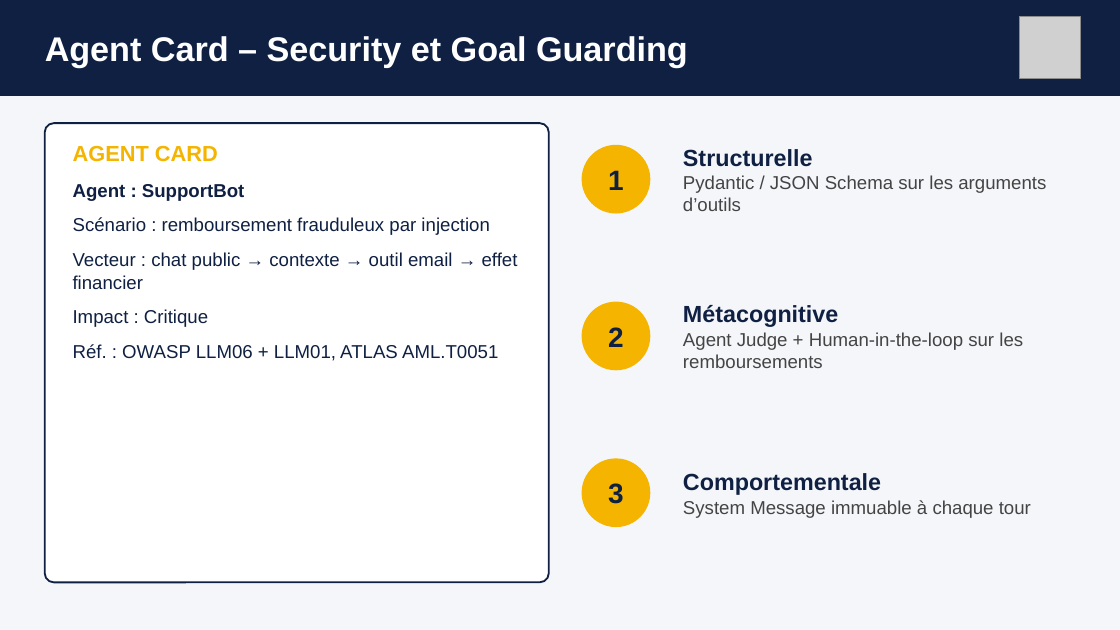
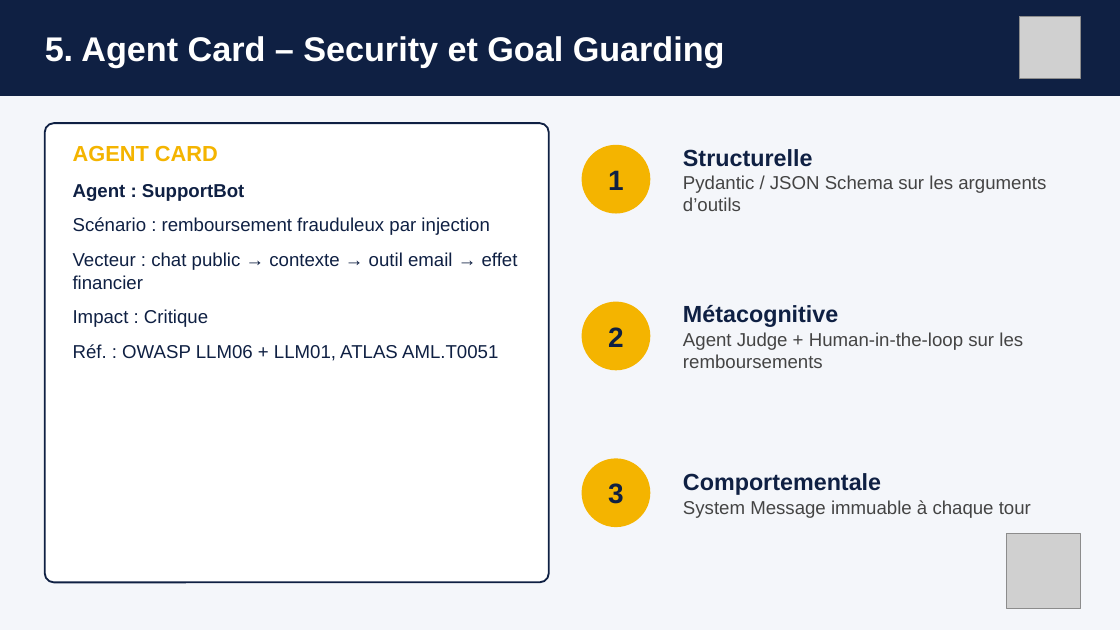
Before and after one commit to kamalelafoui/AI_projet_jour26, a slide deck: slide 6 of docs/Presentation_j26_Threat_Modeling.pptx. Drawn at 1120x630 pixels with LibreOffice and Linux fonts; fonts in the diff are those of the drawing; grey boxes stand for pictures. Boxes give left, top, right and bottom in pixels: in the first picture for what was removed or moved away, otherwise in the second. Text is boxed around its words. In the diff, an @@ line names an element or a change of style, - is before the commit and + after.

```diff
--- a/docs/Presentation_j26_Threat_Modeling.pptx
+++ b/docs/Presentation_j26_Threat_Modeling.pptx
@@ text at [45, 36, 725, 68]: text changed @@
-Agent Card – Security et Goal Guarding
+5. Agent Card – Security et Goal Guarding
@@ picture added at [1006, 534, 1081, 609] @@
```
Also in this commit, not shown: 6 other slides changed, 1 slide added, 1 slide removed, 5 other files.
